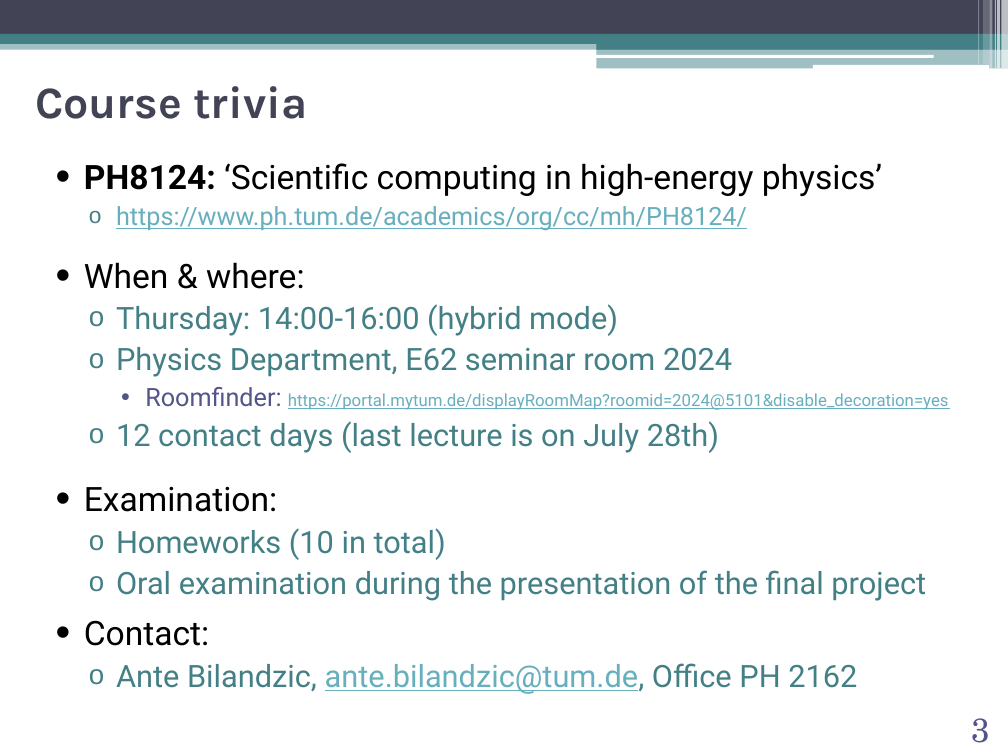
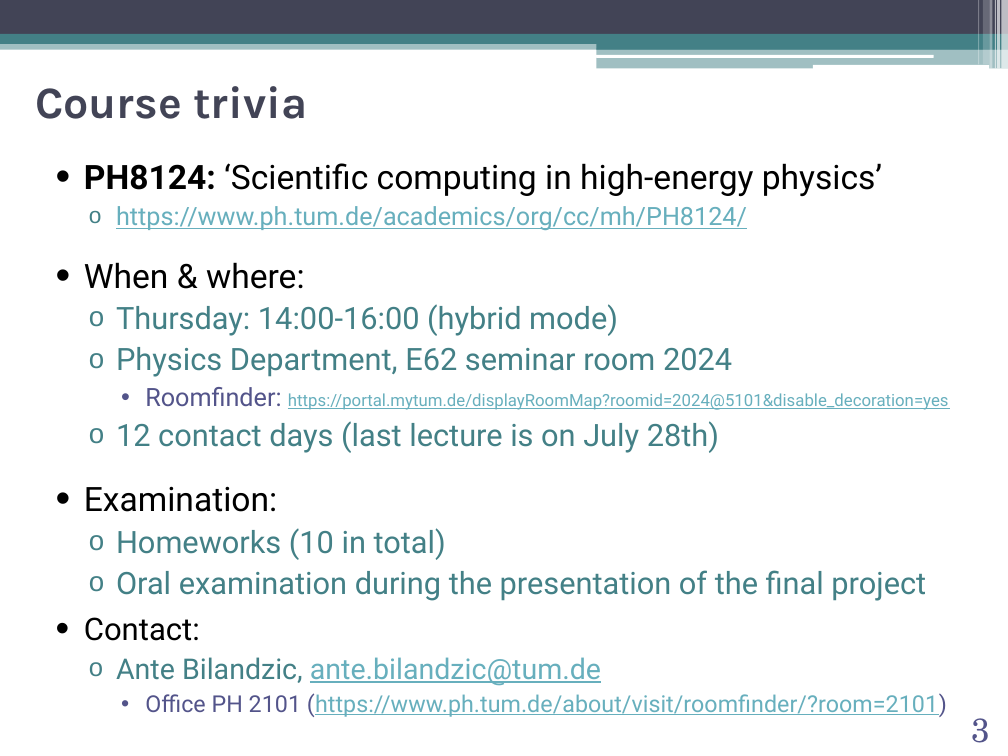
Before and after one commit to abilandz/PH8124, a slide deck: slide 3 of Lecture_1/ABilandzic_PH8124_SS2022.pptx. Drawn at 1008x756 pixels with LibreOffice and Linux fonts; fonts in the diff are those of the drawing; background and template pictures are left out. Boxes give left, top, right and bottom in pixels: in the first picture for what was removed or moved away, otherwise in the second. Text is boxed around its words. In the diff, an @@ line names an element or a change of style, - is before the commit and + after.

Commit message:
Lecture #1, change of offifce

```diff
--- a/Lecture_1/ABilandzic_PH8124_SS2022.pptx
+++ b/Lecture_1/ABilandzic_PH8124_SS2022.pptx
@@ text at box(84, 617, 200, 641): size 24 to 22.2 pt in "Contact:" @@
@@ text at box(116, 657, 947, 717): text changed; size 22 to 16.6 pt; text colour #438086 to #67AFBD @@
-  o Ante Bilandzic, ante.bilandzic@tum.de, Office PH 2162
+  o Ante Bilandzic, ante.bilandzic@tum.de
+    • Office PH 2101 (https://www.ph.tum.de/about/visit/roomfinder/?room=2101)
```
Also in this commit, not shown: 1 other file.
